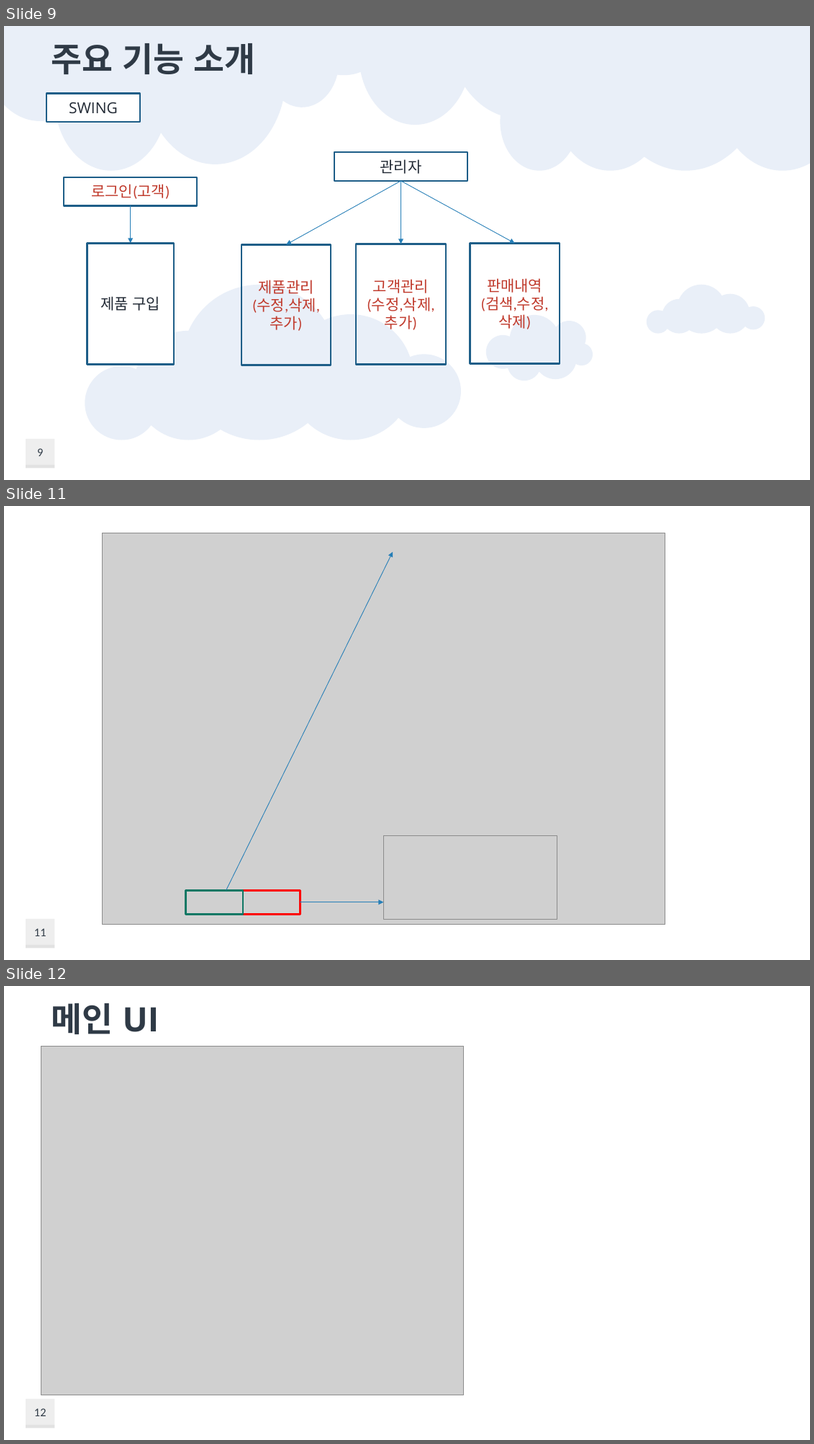
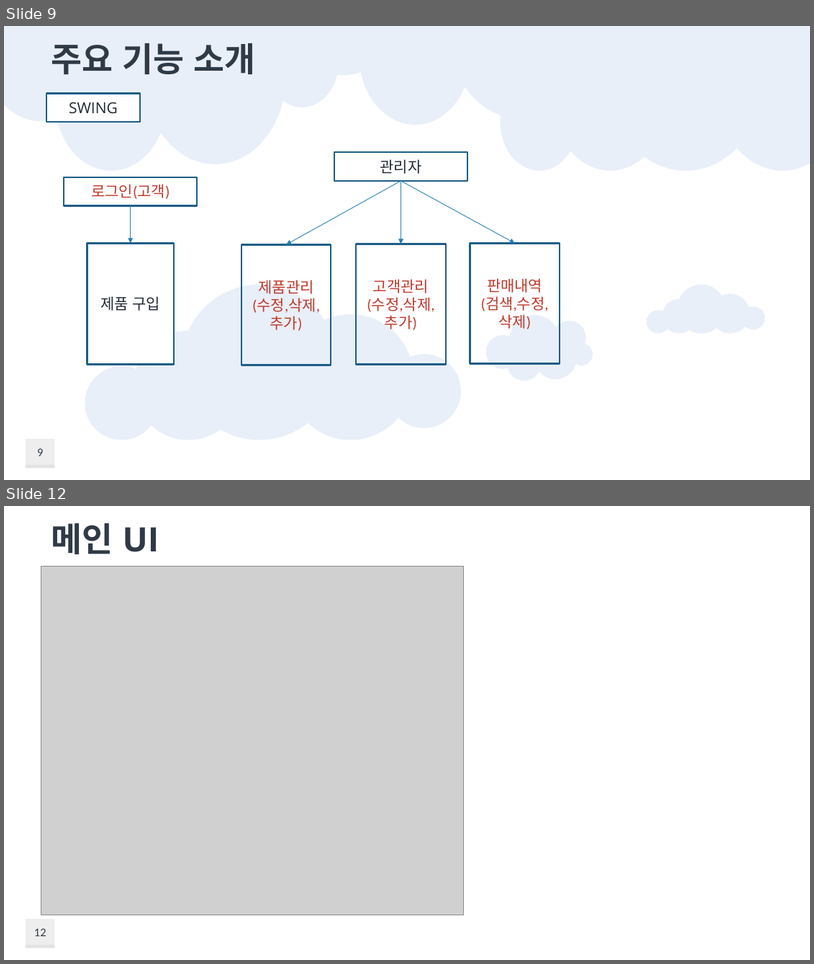
Before and after one commit to taehoon95/shoppingMall, a slide deck: document/쇼핑몰(이태훈).pptx. Shown one above the other, each under a label of ours: slides 9, 11 and 12 before the commit, slides 9 and 12 after it; the slides between them are not shown. The pictures are 814x1444 and 814x964 pixels, drawn with LibreOffice and Linux fonts; fonts in the diff are those of the drawing; grey boxes stand for pictures; background and template pictures are left out. Boxes give left, top, right and bottom in pixels: in the first picture for what was removed or moved away, otherwise in the second. Text is boxed around its words. In the diff, an @@ line names an element or a change of style, - is before the commit and + after.

```diff
--- a/document/쇼핑몰(이태훈).pptx
+++ b/document/쇼핑몰(이태훈).pptx
@@ slide 11 removed at box(4, 506, 810, 960), background #FFFFFF; not listed: 3 template elements that a slide beside it also shows @@
@@ picture removed at box(103, 533, 665, 924) @@
@@ arrow removed from (226, 890) to (393, 552) @@
@@ picture removed at box(384, 836, 557, 919) @@
@@ rectangle removed at box(186, 890, 243, 914) @@
@@ rectangle removed at box(243, 890, 300, 914) @@
@@ arrow removed from (301, 902) to (384, 902) @@
@@ page number removed at box(34, 928, 46, 936) @@
-11
```
Also in this commit, not shown: 3 slides changed, 4 slides added, 1 other slide removed, 28 other files.
